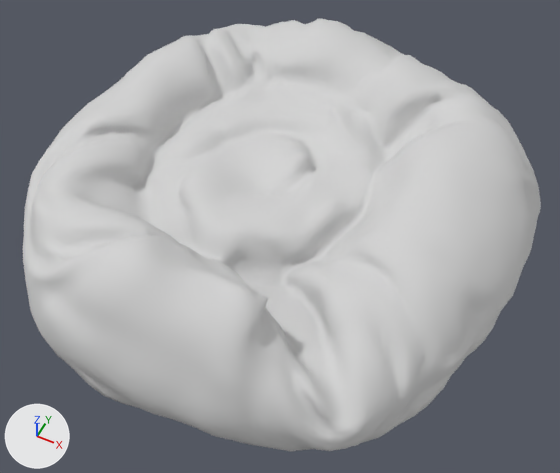
An edit to the OBJ model model/BunWithCottageCheese/BunWithCottageCheese.obj, drawn before and after from the same camera.
Before and after are seen from a camera (50 mm lens) standing at (0.225, -0.428, 0.539) and looking at (0.025, -0.027, 0.038). The lights are fixed; the arrows at lower left show +X, +Y and +Z. Objects named as collision shapes, trigger or cutter boxes, shadow casters or lower levels of detail are left out. Where no turn or scale is listed for an object, it has been applied to the vertices.

Script lines for the objects in view, before the commit:
```python
mat_material_001 = principled_material('Material.001')
mat_material_001.base_color = (0.64, 0.64, 0.64)  # light grey #d1d1d1
mat_material_001.roughness = 0.69
me_zbrush_defualt_group = bpy.data.meshes.new('ZBrush_defualt_group')
me_zbrush_defualt_group.from_pydata(...)  # 6282 vertices, 6280 faces; spans x -0.209..0.223, y -0.222..0.225, z 0.007..0.128
me_zbrush_defualt_group.materials.append(mat_material_001)  # light grey #d1d1d1
ob_zbrush_defualt_group = bpy.data.objects.new('ZBrush_defualt_group', me_zbrush_defualt_group)
ob_zbrush_defualt_group.location = (0.0, 0.0, 0.0)
```
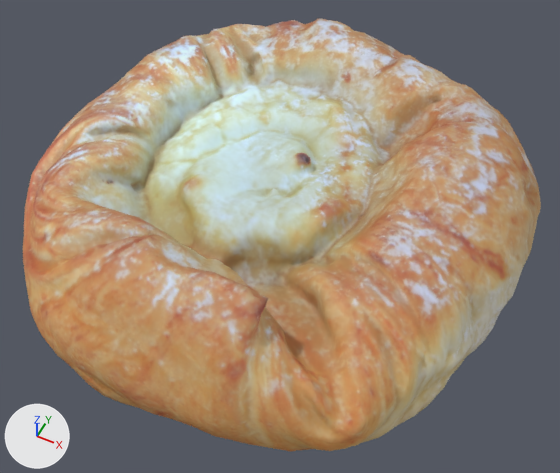
The newer file is also rescaled (x38.35), turned or shifted as a whole; pictures and numbers use the older file's frame.

Changed parts and their boxes [x1, y1, x2, y2] in the pictures (560 x 473 px):
'ZBrush_defualt_group', surface changed (white to brown)
    both: [23, 18, 541, 452]

Patch to the scene script:
```diff
--- a/model/BunWithCottageCheese/BunWithCottageCheese.obj.py
+++ b/model/BunWithCottageCheese/BunWithCottageCheese.obj.py
@@ img_color_png @@
+img_color_png = load_image('Color.png', 'Color.png', 1024, 1024, 'sRGB')
@@ mat_material_001 @@
 mat_material_001 = principled_material('Material.001')
-mat_material_001.base_color = (0.64, 0.64, 0.64)  # light grey #d1d1d1
-mat_material_001.roughness = 0.69
+mat_material_001.texture = img_color_png
+mat_material_001.roughness = 0.693
```
